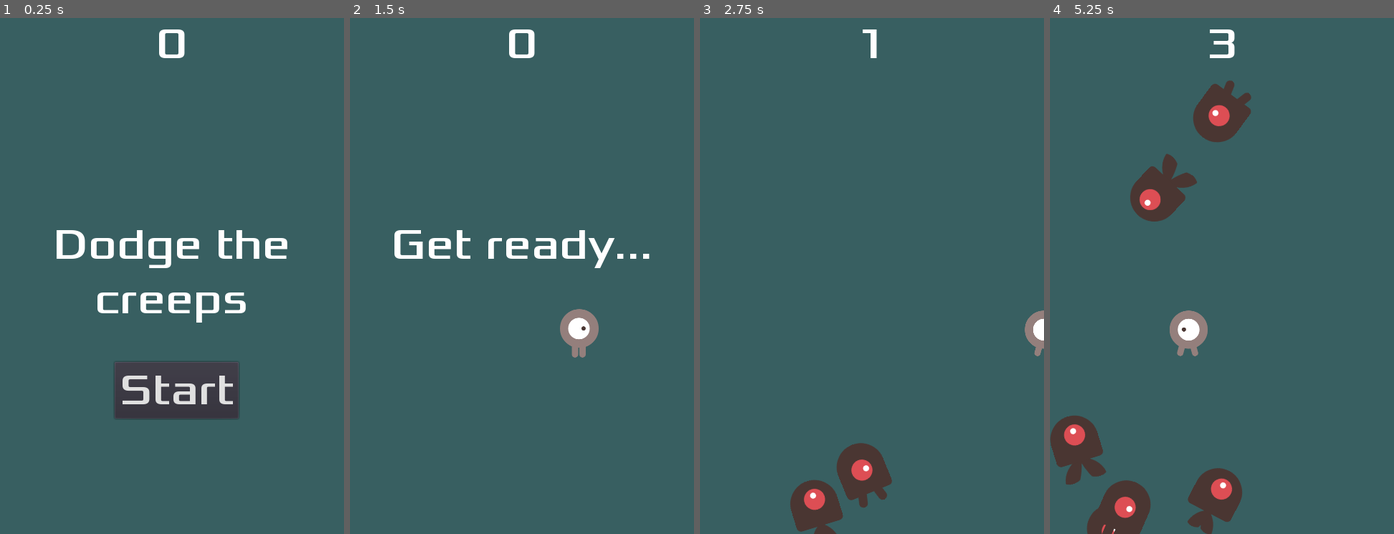
Above: before the commit, frames 1-4 (left to right).
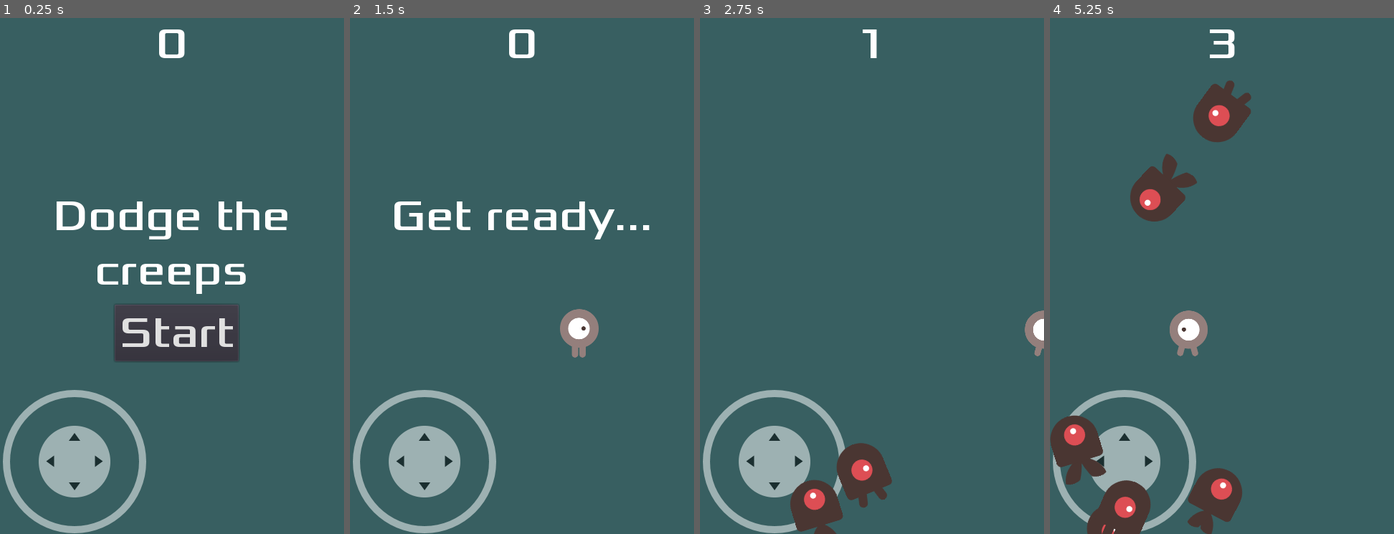
Above: after the commit, the same moments.

Repository: GiorgosAthanasopoulos/dodge-the-creeps
Game: Godot game, scene res://Main.tscn
Same seed, same stepped clock (60 frames per second), same inputs: the game is played once before the commit and once after it.
Inputs (mouse positions are in pixels of both pictures, inside the frame that each line leads up to):
- Up to frame 1 (0.25 s): no input
- Up to frame 2 (1.5 s): click "Start" at 0.5 s; tap Enter at 1.25 s; move the mouse to (597, 250) at 1.27 s; hold D (right) from 1.28 s (still down); click (597, 250) at 1.42 s
- Up to frame 3 (2.75 s): release D (right) at 2 s; drag from (803, 301) to (854, 379) at 2.02 s
- Up to frame 4 (5.25 s): move the mouse to (1256, 162) at 2.77 s; hold D (right) 2.78-3.5 s; click (1256, 162) at 2.92 s; drag from (1204, 379) to (1118, 198) at 3.52 s; move the mouse to (1325, 353) at 4.27 s; hold A (left) 4.28-5 s; click (1325, 353) at 4.42 s; drag from (1118, 198) to (1194, 332) at 5.02 s

The runs differ from the first frame. In frame 1, 16% of the frame differs, in the area x 0-84%, y 35-100%; in frame 2, 6.9%; in frame 3, 3.7%; in frame 4, 3.2%.

Commit message:
joystick for mobile

Diff:
--- a/HUD.tscn
+++ b/HUD.tscn
@@ -26,9 +26,9 @@
 anchor_right = 0.5
 anchor_bottom = 0.5
 margin_left = -240.0
-margin_top = -80.0
+margin_top = -120.0
 margin_right = 240.0
-margin_bottom = 69.0
+margin_bottom = 29.0
 custom_fonts/font = SubResource( 1 )
 text = "Dodge the creeps"
 align = 1
@@ -40,9 +40,9 @@
 anchor_right = 0.5
 anchor_bottom = 0.5
 margin_left = -80.0
-margin_top = 120.0
+margin_top = 40.0
 margin_right = 93.0
-margin_bottom = 199.0
+margin_bottom = 119.0
 custom_fonts/font = SubResource( 1 )
 text = "Start"
 
--- a/Main.gd
+++ b/Main.gd
@@ -12,6 +12,7 @@
 
 	get_tree().call_group('mobs', 'queue_free')
 	$Player.start($StartPosition.position)
+	$Player/AnimatedSprite.animation = 'right'
 
 	$StartTimer.start()
 	$Music.play()
--- a/Main.tscn
+++ b/Main.tscn
@@ -6,6 +6,7 @@
 [ext_resource path="res://HUD.tscn" type="PackedScene" id=4]
 [ext_resource path="res://art/house-in-a-forest-loop.ogg" type="AudioStream" id=5]
 [ext_resource path="res://art/game-over.wav" type="AudioStream" id=6]
+[ext_resource path="res://joystick/virtual_joystick.tscn" type="PackedScene" id=7]
 
 [sub_resource type="Curve2D" id=1]
 _data = {
@@ -19,7 +20,7 @@
 [node name="ColorRect" type="ColorRect" parent="."]
 anchor_right = 1.0
 anchor_bottom = 1.0
-color = Color( 0.2204, 0.37202, 0.38, 1 )
+color = Color( 0.219608, 0.372549, 0.380392, 1 )
 
 [node name="MobPath" type="Path2D" parent="."]
 curve = SubResource( 1 )
@@ -48,6 +49,17 @@
 [node name="DeathSound" type="AudioStreamPlayer" parent="."]
 stream = ExtResource( 6 )
 
+[node name="Virtual joystick" parent="." instance=ExtResource( 7 )]
+margin_left = 0.0
+margin_top = -201.0
+margin_right = 208.0
+margin_bottom = -1.0
+joystick_mode = 1
+action_left = "left"
+action_right = "right"
+action_up = "up"
+action_down = "down"
+
 [connection signal="timeout" from="MobTimer" to="." method="_on_MobTimer_timeout"]
 [connection signal="hit" from="Player" to="." method="game_over"]
 [connection signal="start_game" from="HUD" to="." method="new_game"]
--- /dev/null
+++ b/joystick/virtual_joystick.gd
@@ -0,0 +1,161 @@
+class_name VirtualJoystick
+
+extends Control
+
+# https://github.com/MarcoFazioRandom/Virtual-Joystick-Godot
+
+#### EXPORTED VARIABLE ####
+
+# The color of the button when the joystick is in use.
+export(Color) var pressed_color := Color.gray
+
+# If the input is inside this range, the output is zero.
+export(float, 0, 200, 1) var deadzone_size : float = 10
+
+# The max distance the tip can reach.
+export(float, 0, 500, 1) var clampzone_size : float = 75
+
+# FIXED: The joystick doesn't move.
+# DYNAMIC: Every time the joystick area is pressed, the joystick position is set on the touched position.
+enum JoystickMode {FIXED, DYNAMIC}
+
+export(JoystickMode) var joystick_mode := JoystickMode.FIXED
+
+# VISIBILITY_ALWAYS = Always visible.
+# VISIBILITY_TOUCHSCREEN_ONLY = Visible on touch screens only.
+enum VisibilityMode {ALWAYS , TOUCHSCREEN_ONLY }
+
+export(VisibilityMode) var visibility_mode := VisibilityMode.ALWAYS
+
+# Use Input Actions
+export var use_input_actions := true
+
+# Project -> Project Settings -> Input Map
+export var action_left := "ui_left"
+export var action_right := "ui_right"
+export var action_up := "ui_up"
+export var action_down := "ui_down"
+
+#### PUBLIC VARIABLES ####
+
+# If the joystick is receiving inputs.
+var _pressed := false setget , is_pressed
+
+func is_pressed() -> bool:
+	return _pressed
+
+# The joystick output.
+var _output := Vector2.ZERO setget , get_output
+
+func get_output() -> Vector2:
+	return _output
+
+#### PRIVATE VARIABLES ####
+
+var _touch_index : int = -1
+
+onready var _base := $Base
+onready var _tip := $Base/Tip
+
+onready var _base_radius = _base.rect_size * _base.get_global_transform_with_canvas().get_scale() / 2
+
+onready var _base_default_position : Vector2 = _base.rect_position
+onready var _tip_default_position : Vector2 = _tip.rect_position
+
+onready var _default_color : Color = _tip.modulate
+
+#### FUNCTIONS ####
+
+func _ready() -> void:
+	if not OS.has_touchscreen_ui_hint() and visibility_mode == VisibilityMode.TOUCHSCREEN_ONLY:
+		hide()
+
+func _input(event: InputEvent) -> void:
+	if event is InputEventScreenTouch:
+		if event.pressed:
+			if _is_point_inside_joystick_area(event.position) and _touch_index == -1:
+				if joystick_mode == JoystickMode.DYNAMIC or (joystick_mode == JoystickMode.FIXED and _is_point_inside_base(event.position)):
+					if joystick_mode == JoystickMode.DYNAMIC:
+						_move_base(event.position)
+					_touch_index = event.index
+					_tip.modulate = pressed_color
+					_update_joystick(event.position)
+					get_tree().set_input_as_handled()
+		elif event.index == _touch_index:
+			_reset()
+			get_tree().set_input_as_handled()
+	elif event is InputEventScreenDrag:
+		if event.index == _touch_index:
+			_update_joystick(event.position)
+			get_tree().set_input_as_handled()
+
+func _move_base(new_position: Vector2) -> void:
+	_base.rect_global_position = new_position - _base.rect_pivot_offset * get_global_transform_with_canvas().get_scale()
+
+func _move_tip(new_position: Vector2) -> void:
+	_tip.rect_global_position = new_position - _tip.rect_pivot_offset * _base.get_global_transform_with_canvas().get_scale()
+
+func _is_point_inside_joystick_area(point: Vector2) -> bool:
+	var x: bool = point.x >= rect_global_position.x and point.x <= rect_global_position.x + (rect_size.x * get_global_transform_with_canvas().get_scale().x)
+	var y: bool = point.y >= rect_global_position.y and point.y <= rect_global_position.y + (rect_size.y * get_global_transform_with_canvas().get_scale().y)
+	return x and y
+
+func _is_point_inside_base(point: Vector2) -> bool:
+	var center : Vector2 = _base.rect_global_position + _base_radius
+	var vector : Vector2 = point - center
+	if vector.length_squared() <= _base_radius.x * _base_radius.x:
+		return true
+	else:
+		return false
+
+func _update_joystick(touch_position: Vector2) -> void:
+	var center : Vector2 = _base.rect_global_position + _base_radius
+	var vector : Vector2 = touch_position - center
+	vector = vector.clamped(clampzone_size)
+
+	_move_tip(center + vector)
+
+	if vector.length_squared() > deadzone_size * deadzone_size:
+		_pressed = true
+		_output = (vector - (vector.normalized() * deadzone_size)) / (clampzone_size - deadzone_size)
+	else:
+		_pressed = false
+		_output = Vector2.ZERO
+
+	if use_input_actions:
+		_update_input_actions()
+
+func _update_input_actions():
+	if _output.x < 0:
+		Input.action_press(action_left, -_output.x)
+	elif Input.is_action_pressed(action_left):
+		Input.action_release(action_left)
+	if _output.x > 0:
+		Input.action_press(action_right, _output.x)
+	elif Input.is_action_pressed(action_right):
+		Input.action_release(action_right)
+	if _output.y < 0:
+		Input.action_press(action_up, -_output.y)
+	elif Input.is_action_pressed(action_up):
+		Input.action_release(action_up)
+	if _output.y > 0:
+		Input.action_press(action_down, _output.y)
+	elif Input.is_action_pressed(action_down):
+		Input.action_release(action_down)
+
+func _reset():
+	_pressed = false
+	_output = Vector2.ZERO
+	_touch_index = -1
+	_tip.modulate = _default_color
+	_base.rect_position = _base_default_position
+	_tip.rect_position = _tip_default_position
+	if use_input_actions:
+		if Input.is_action_pressed(action_left) or Input.is_action_just_pressed(action_left):
+			Input.action_release(action_left)
+		if Input.is_action_pressed(action_right) or Input.is_action_just_pressed(action_right):
+			Input.action_release(action_right)
+		if Input.is_action_pressed(action_down) or Input.is_action_just_pressed(action_down):
+			Input.action_release(action_down)
+		if Input.is_action_pressed(action_up) or Input.is_action_just_pressed(action_up):
+			Input.action_release(action_up)
--- /dev/null
+++ b/joystick/virtual_joystick.tscn
@@ -0,0 +1,58 @@
+[gd_scene load_steps=4 format=2]
+
+[ext_resource path="res://joystick/textures/joystick_base_outline.png" type="Texture" id=1]
+[ext_resource path="res://joystick/textures/joystick_tip_arrows.png" type="Texture" id=2]
+[ext_resource path="res://joystick/virtual_joystick.gd" type="Script" id=3]
+
+[node name="Virtual joystick" type="Control"]
+modulate = Color( 1, 1, 1, 0.509804 )
+anchor_top = 1.0
+anchor_bottom = 1.0
+margin_left = 50.0
+margin_top = -250.0
+margin_right = 250.0
+margin_bottom = -50.0
+script = ExtResource( 3 )
+__meta__ = {
+"_edit_use_anchors_": false
+}
+
+[node name="Base" type="TextureRect" parent="."]
+anchor_left = 0.5
+anchor_top = 0.5
+anchor_right = 0.5
+anchor_bottom = 0.5
+margin_left = -100.0
+margin_top = -100.0
+margin_right = 100.0
+margin_bottom = 100.0
+grow_horizontal = 2
+grow_vertical = 2
+rect_pivot_offset = Vector2( 100, 100 )
+size_flags_horizontal = 4
+size_flags_vertical = 4
+texture = ExtResource( 1 )
+stretch_mode = 6
+__meta__ = {
+"_edit_use_anchors_": false
+}
+
+[node name="Tip" type="TextureRect" parent="Base"]
+anchor_left = 0.5
+anchor_top = 0.5
+anchor_right = 0.5
+anchor_bottom = 0.5
+margin_left = -50.0
+margin_top = -50.0
+margin_right = 50.0
+margin_bottom = 50.0
+grow_horizontal = 2
+grow_vertical = 2
+rect_pivot_offset = Vector2( 50, 50 )
+size_flags_horizontal = 4
+size_flags_vertical = 4
+texture = ExtResource( 2 )
+stretch_mode = 6
+__meta__ = {
+"_edit_use_anchors_": false
+}
--- a/project.godot
+++ b/project.godot
@@ -7,6 +7,16 @@
 ;   param=value ; assign values to parameters
 
 config_version=4
+
+_global_script_classes=[ {
+"base": "Control",
+"class": "VirtualJoystick",
+"language": "GDScript",
+"path": "res://joystick/virtual_joystick.gd"
+} ]
+_global_script_class_icons={
+"VirtualJoystick": ""
+}
 
 [application]
 
@@ -67,6 +77,11 @@
  ]
 }
 
+[input_devices]
+
+pointing/emulate_touch_from_mouse=true
+pointing/emulate_mouse_from_touch=false
+
 [physics]
 
 common/enable_pause_aware_picking=true
Not shown: 1 places in Main.tscn that only renumber resources
Not shown, changed: export_presets.cfg
Binary file added: joystick/textures/joystick_base_outline.png
Not shown, added: joystick/textures/joystick_base_outline.png.import
Binary file added: joystick/textures/joystick_tip.png
Not shown, added: joystick/textures/joystick_tip.png.import
Binary file added: joystick/textures/joystick_tip_arrows.png
Not shown, added: joystick/textures/joystick_tip_arrows.png.import
Not shown, changed: bin/Dodge the Creeps.apk
Not shown, changed: bin/Dodge the Creeps.apk.idsig
